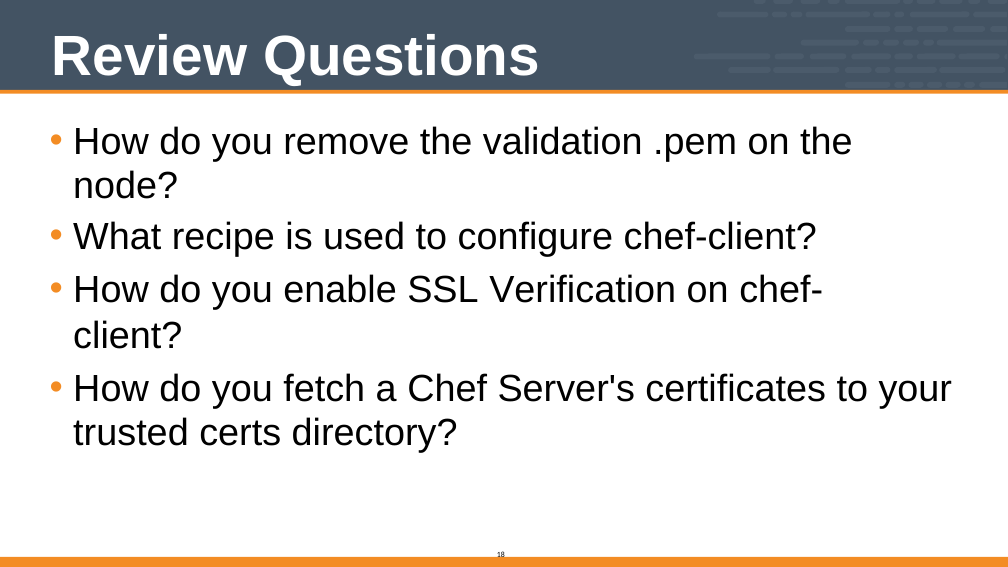
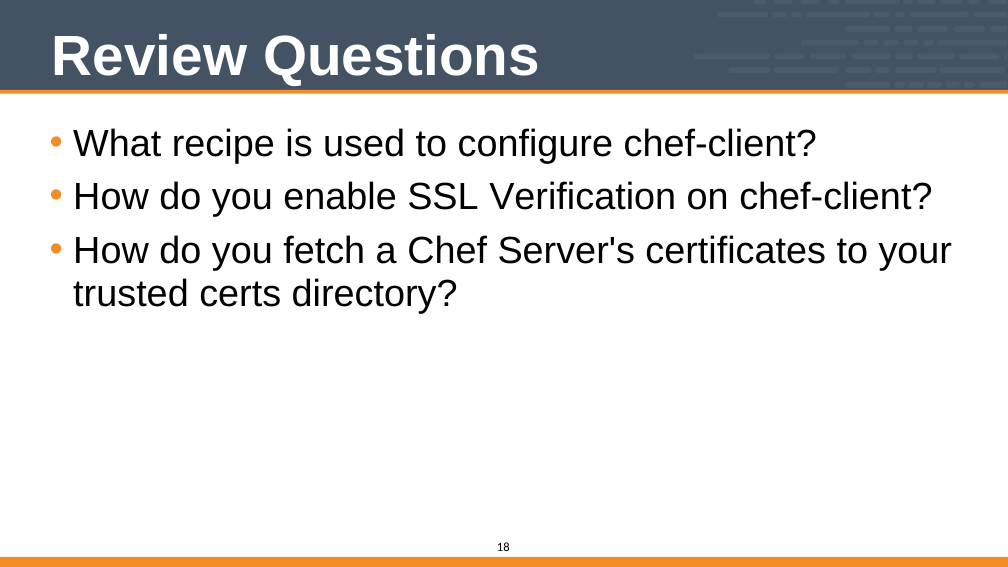
Before and after one commit to vinyar/chef-intermediate, a slide deck: slide 18 of Modules/03-Chef_Intermediate.pptx. Drawn at 1008x567 pixels with LibreOffice and Linux fonts; fonts in the diff are those of the drawing. Boxes give left, top, right and bottom in pixels: in the first picture for what was removed or moved away, otherwise in the second. Text is boxed around its words. In the diff, an @@ line names an element or a change of style, - is before the commit and + after.

```diff
--- a/Modules/03-Chef_Intermediate.pptx
+++ b/Modules/03-Chef_Intermediate.pptx
@@ text at (73,126,853,199): paragraph removed @@
-• How do you remove the validation .pem on the node?
@@ page number: place and size @@
-page number at (497,551,505,560)
+page number at (497,542,510,551)
@@ page number at (497,542,510,551): size 10 to 16 pt @@
```
Also in this commit, not shown: 17 other slides changed.
